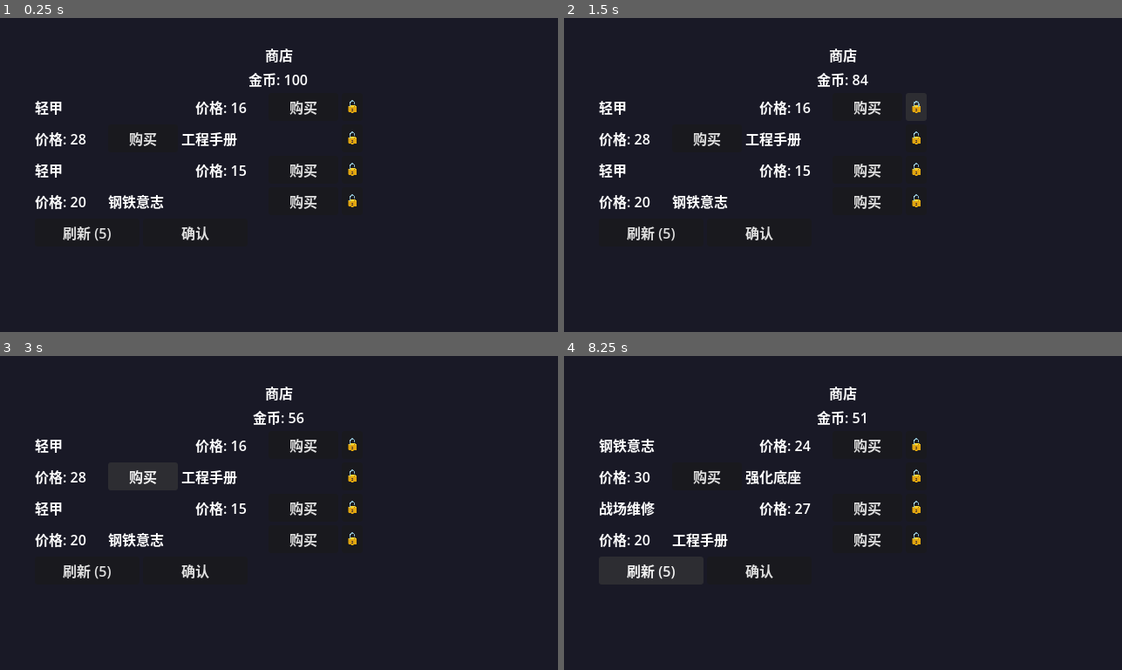
Above: before the commit, frames 1-4 (two rows, left to right).
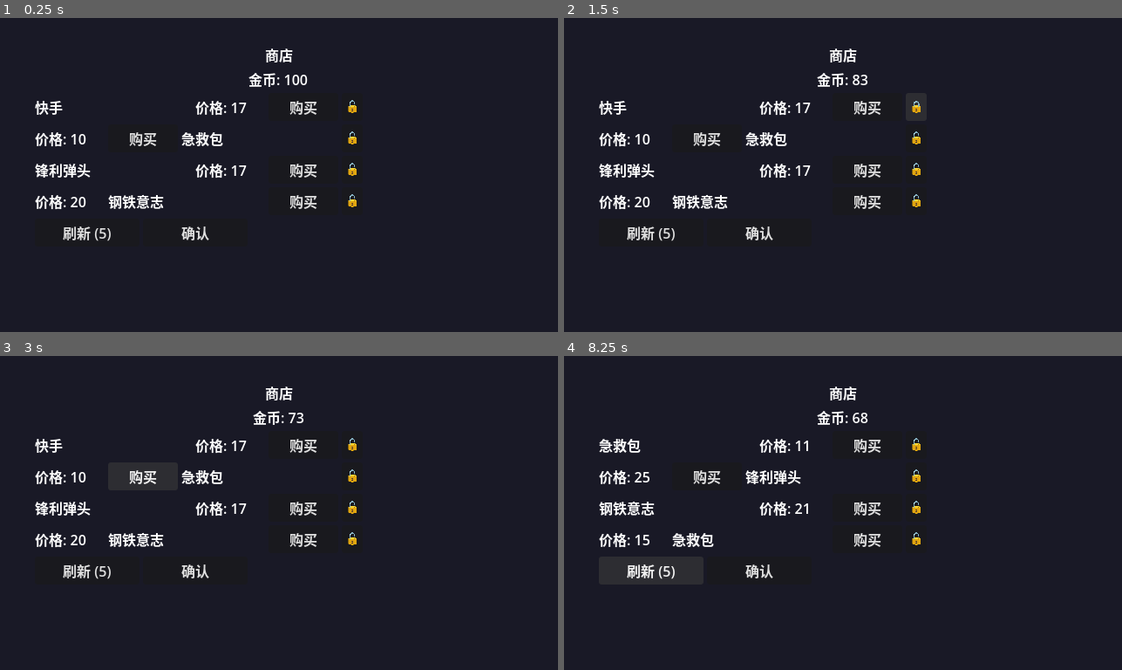
Above: after the commit, the same moments.

Repository: felang/utoland
Game: Godot game, scene res://scenes/ui/shop.tscn
Same seed, same stepped clock (60 frames per second), same inputs: the game is played once before the commit and once after it. This scene is started directly instead of the project's main scene.
Inputs:
- Up to frame 1 (0.25 s): no input
- Up to frame 2 (1.5 s): click "购买" at 0.5 s; click "🔓" at 1.25 s
- Up to frame 3 (3 s): click "🔒" at 2 s; click "购买" at 2.75 s
- Up to frame 4 (8.25 s): click "🔓" at 3.5 s; click "🔒" at 4.25 s; click "🔓" at 5 s; click "🔒" at 5.75 s; click "🔓" at 6.5 s; click "🔒" at 7.25 s; click "刷新 (5)" at 8 s

The runs differ from the first frame. In frame 1, 0.8% of the frame differs, in the area x 6-45%, y 26-51%; in frame 2, 0.8%; in frame 3, 0.8%; in frame 4, 1.4%, in the area x 6-55%, y 18-61%.

Commit message:
feat: 商店过滤塔相关 effect_type 物品
Co-Authored-By: Claude Opus 4.6 <noreply@anthropic.com>

Diff:
--- a/scripts/systems/shop_manager.gd
+++ b/scripts/systems/shop_manager.gd
@@ -9,6 +9,15 @@
 ]
 # 刷新费用（index = 波次数）
 const REFRESH_COSTS: Array = [0, 5, 5, 5, 5, 8, 8, 8, 8, 12, 12]
+# 塔相关 effect_type 黑名单（幸存者模式下过滤）
+const TOWER_EFFECT_TYPES: Array = [
+	Enums.ItemEffect.TOWER_STAT,
+	Enums.ItemEffect.TOWER_LINK,
+	Enums.ItemEffect.WAVE_HEAL_TOWERS,
+	Enums.ItemEffect.TOWER_REGEN,
+	Enums.ItemEffect.SYMBIOSIS,
+	Enums.ItemEffect.WAR_MACHINE,
+]
 
 var shop_items: Array[ShopItemData] = []
 var shop_prices: Array[int] = []
@@ -96,6 +105,8 @@
 		Enums.ItemRarity.EPIC: [],
 	}
 	for item in GameConfig.items.values():
+		if item.effect_type in TOWER_EFFECT_TYPES:
+			continue
 		if by_rarity.has(item.rarity):
 			by_rarity[item.rarity].append(item)
 
